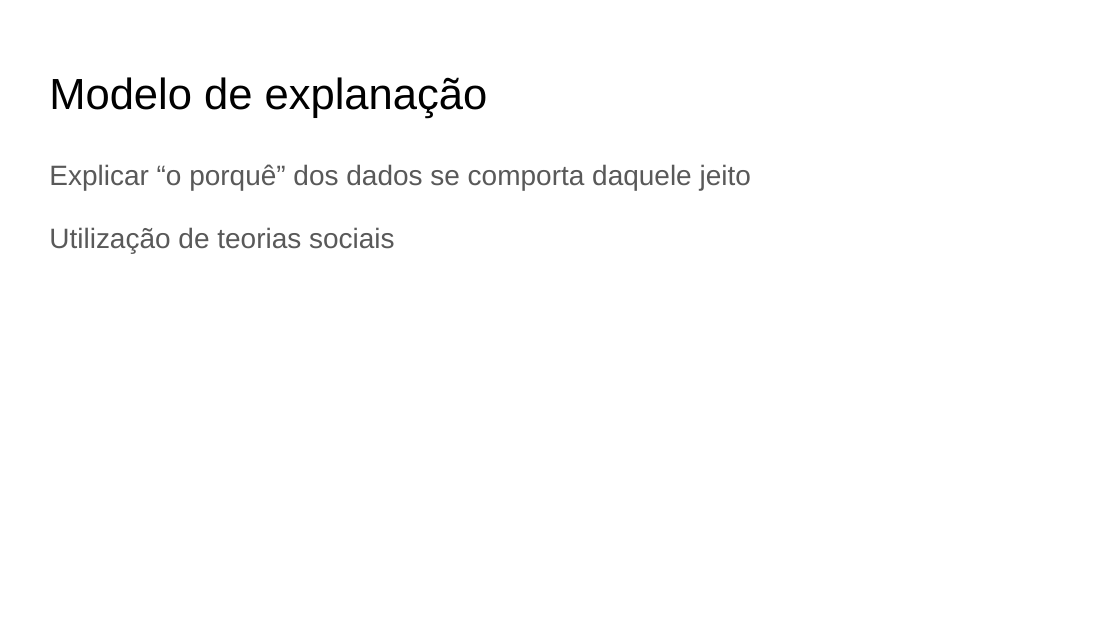
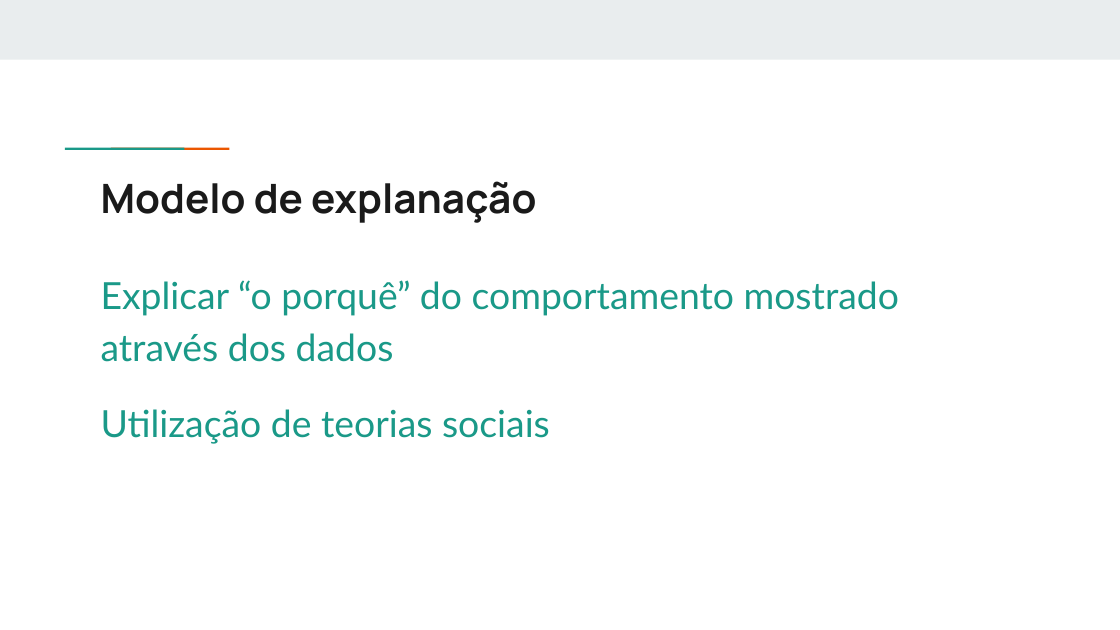
Before and after one commit to if1015-datascience-ufpe/2018-1-ex2-amnv, a slide deck: slide 12 of Slides Exercício 2 Ciência de dados.pptx. Drawn at 1120x630 pixels with LibreOffice and Linux fonts; fonts in the diff are those of the drawing. Boxes give left, top, right and bottom in pixels: in the first picture for what was removed or moved away, otherwise in the second. Text is boxed around its words. In the diff, an @@ line names an element or a change of style, - is before the commit and + after.

Commit message:
Atualização do layout dos slides

```diff
--- a/Slides Exercício 2 Ciência de dados.pptx
+++ b/Slides Exercício 2 Ciência de dados.pptx
@@ rectangle added at [0, 0, 1120, 59], fill #E9EDEE @@
@@ rectangle added at [102, 146, 148, 151], fill #1A9988 @@
@@ rectangle added at [147, 146, 193, 151], fill #EB5600 @@
@@ title "Modelo de explanação": place and size @@
-title "Modelo de explanação" at [49, 77, 488, 118]
+title "Modelo de explanação" at [101, 181, 536, 223]
@@ title "Modelo de explanação" at [101, 181, 536, 223]: size 28 to 26 pt, font Arial to Manrope, text colour #000000 to #1A1A1A, bold on @@
@@ text "Explicar “o porquê” do comportamento ...": place and size @@
-text "Explicar “o porquê” do comportamento ..." at [49, 164, 751, 254]
+text "Explicar “o porquê” do comportamento ..." at [101, 280, 899, 444]
@@ text at [101, 280, 899, 362]: text changed; size 18 to 24 pt; font Arial to Lato; text colour #595959 to #1A9988 @@
-Explicar “o porquê” dos dados se comporta daquele jeito
+Explicar “o porquê” do comportamento mostrado através dos dados
@@ text at [101, 409, 550, 444]: size 18 to 24 pt, font Arial to Lato, text colour #595959 to #1A9988 in "Utilização de teorias sociais" @@
```
Also in this commit, not shown: 14 other slides changed, 1 other file.
